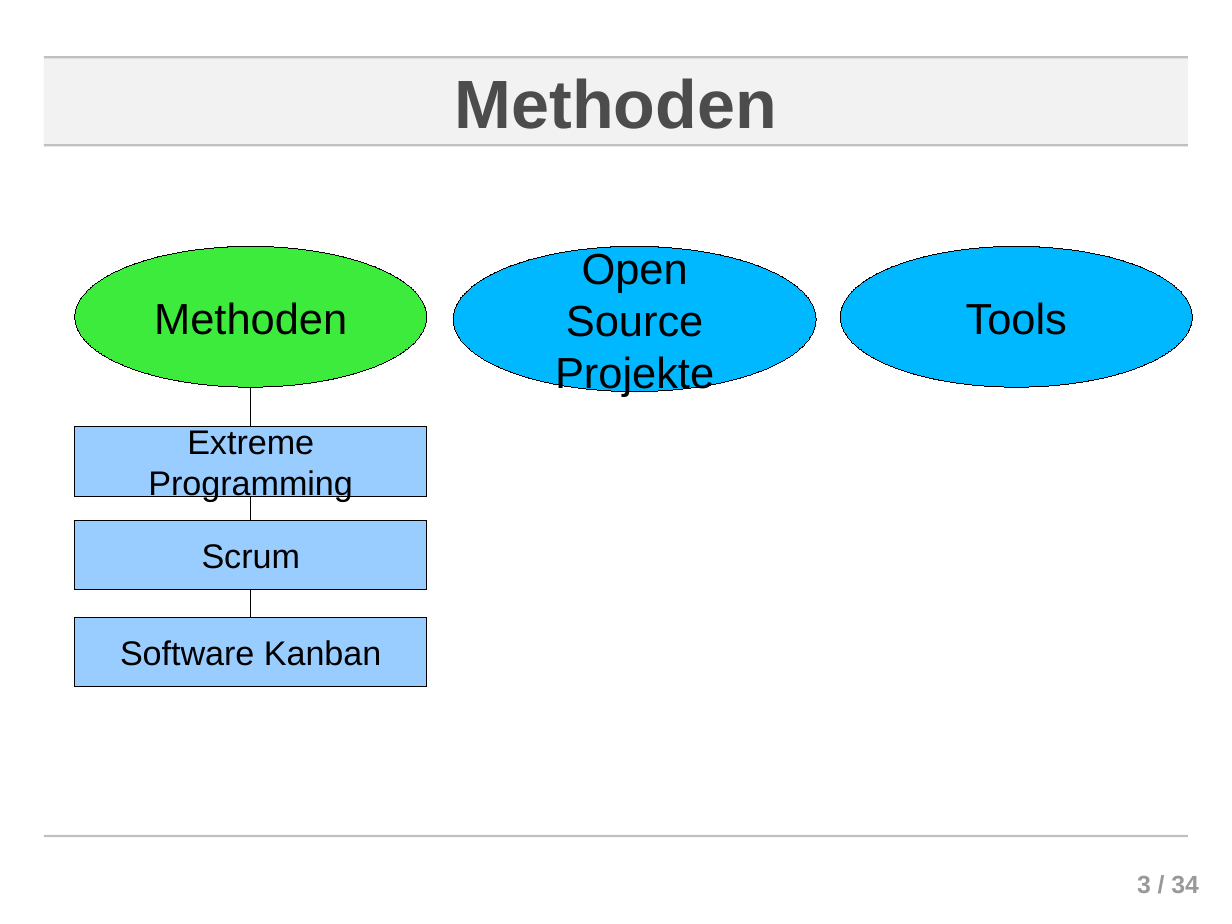
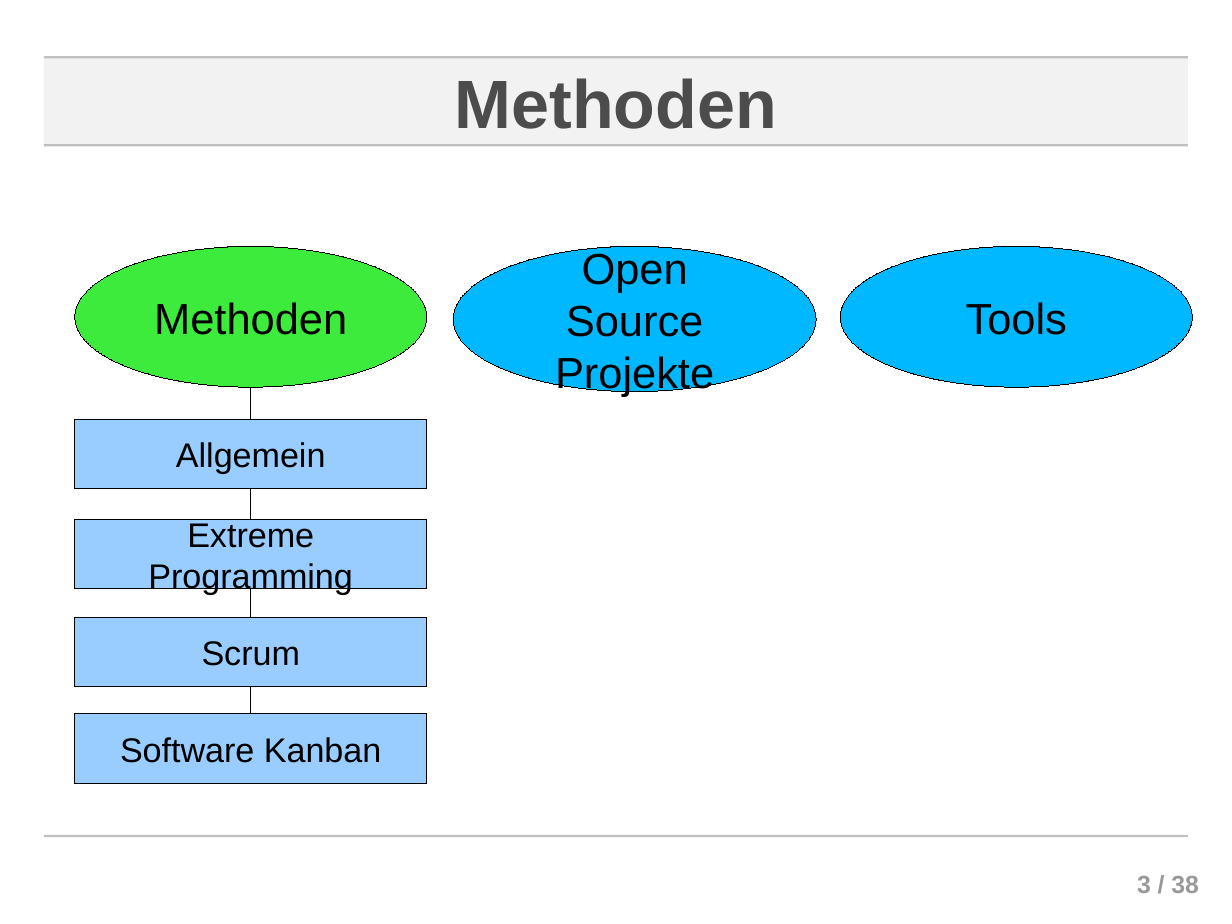
Before and after one commit to ChornHulio/sweSeminar, a slide deck: slide 3 of presentation/Agile Softwareentwicklung.odp. Drawn at 1232x924 pixels with LibreOffice and Linux fonts; fonts in the diff are those of the drawing; background and template pictures are left out. Boxes give left, top, right and bottom in pixels: in the first picture for what was removed or moved away, otherwise in the second. Text is boxed around its words. In the diff, an @@ line names an element or a change of style, - is before the commit and + after.

Commit message:
Methoden - Allgemein und Fazit hinzugefuegt; Folienmaster fuer alle ubernommen

```diff
--- a/presentation/Agile Softwareentwicklung.odp
+++ b/presentation/Agile Softwareentwicklung.odp
@@ elbow line moved from (250, 427) - (250, 387) to (250, 419) - (250, 387) @@
@@ rectangle added at (75, 419, 427, 489), fill #99CCFF, outline #000000 0 pt, 22 pt, text #000000 @@
+Allgemein
@@ elbow line moved from (250, 521) - (250, 496) to (250, 520) - (250, 489) @@
@@ elbow line (250, 617) - (250, 589): route changed @@
@@ elbow line added from (250, 714) to (250, 686), #000000 0 pt @@
@@ 3 rectangles: place and size @@
-3 rectangles at (75, 427, 427, 686)
+3 rectangles at (75, 520, 427, 784)
@@ page number at (1137, 876, 1199, 893): text changed @@
-3 / 34
+3 / 38
```
Also in this commit, not shown: 3 other slides changed, 4 slides added.
